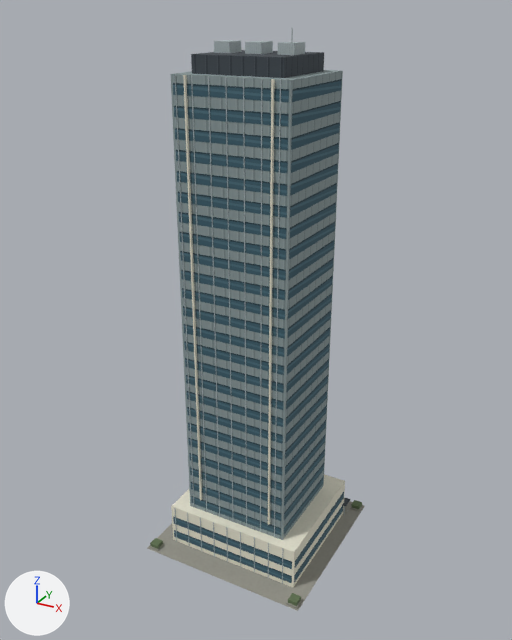
Before and after pictures for a commit that changed the OBJ model App/assets/buildings/commercial/office_tower_001.obj.
Before and after are seen from a camera (50 mm lens) standing at (60.3, -111.6, 105.8) and looking at (-0.6, -0.9, 50.5). Lighting does not change. The marker at lower left points along +X, +Y and +Z. The first picture is the older version. Where no turn or scale is listed for an object, it has been applied to the vertices. Vertices at exactly the same position are counted once.

The first picture shows 'office_tower_001'.
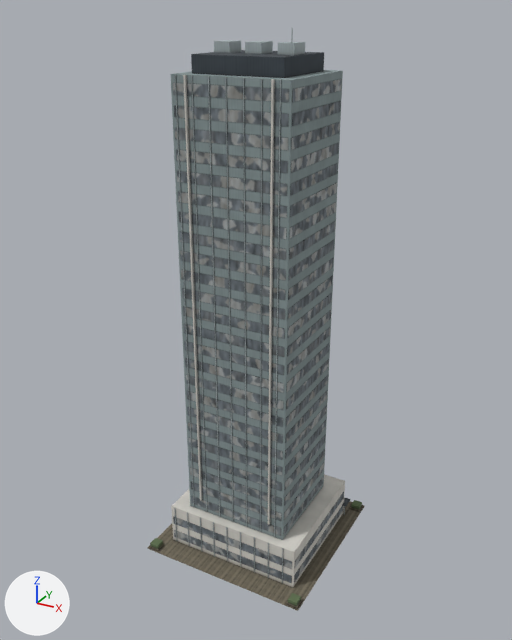
Where the change shows, as pixel boxes (x1, y1, x2, y2) in the pictures (512 x 640 px):
part 1 of me_office_tower_001, reshaped
    after: (147, 46, 365, 611)
part 2 of me_office_tower_001, recoloured
    before: (158, 75, 326, 578)
    after: (158, 75, 327, 551)

Edits to the bpy script that builds the scene:
```text
Add img_office_tower_001_diffuse_png:
    img_office_tower_001_diffuse_png = load_image('office_tower_001_diffuse.png', 'office_tower_001_diffuse.png', 2048, 2048, 'sRGB')
Add mat_office_tower_001_baked:
    mat_office_tower_001_baked = principled_material('office_tower_001_baked')
    mat_office_tower_001_baked.texture = img_office_tower_001_diffuse_png
    mat_office_tower_001_baked.roughness = 0.89
Change me_office_tower_001:
    used by ob_office_tower_001; location = (0.0, 0.0, 0.0)
    remove me_office_tower_001.from_pydata(...)  # 1610 vertices, 2504 faces; spans x -17.9..17.9, y -17.9..17.9, z 0.0..103.0
    add me_office_tower_001.from_pydata(...)  # 4872 vertices, 9064 faces; spans x -17.9..17.9, y -17.9..17.9, z 0.0..103.0
    me_office_tower_001 part 1: 15 vertices moved within x -3.5..3.5, y 16.4, z 0.0..0.8; 3262 vertices added at x -17.9..17.9, y -17.9..17.9, z 0.0..103.0
    me_office_tower_001 part 2: 127 faces spanning x -17.9..17.9, y -17.5..17.9, z 0.0..103.0 switch from mat_townatlas (picture img_town_atlas_png) to mat_office_tower_001_baked (picture img_office_tower_001_diffuse_png)
```
